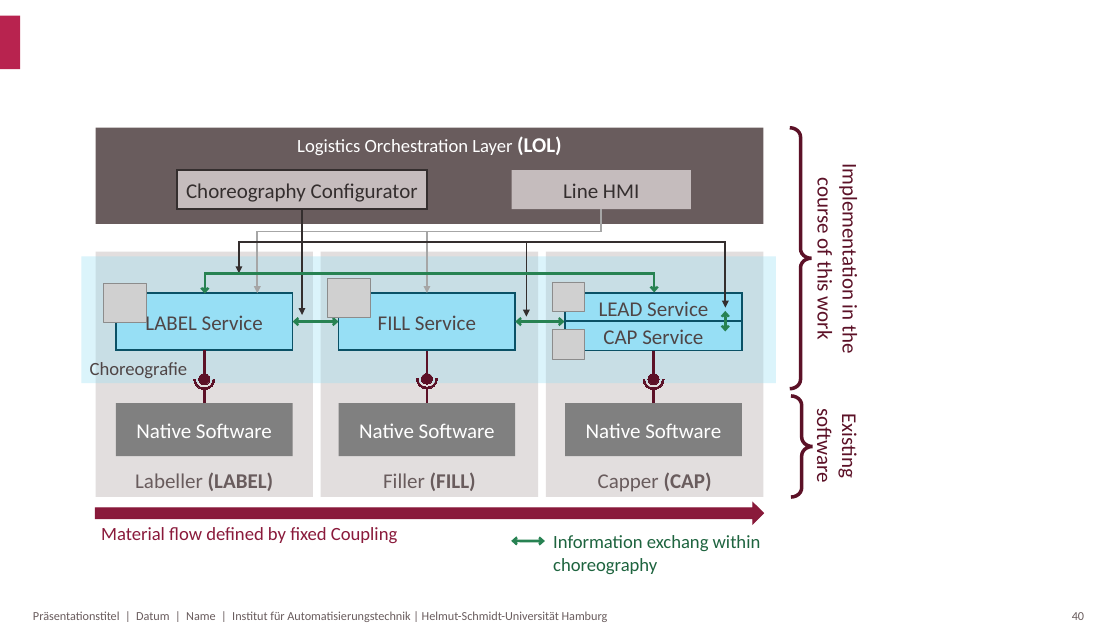
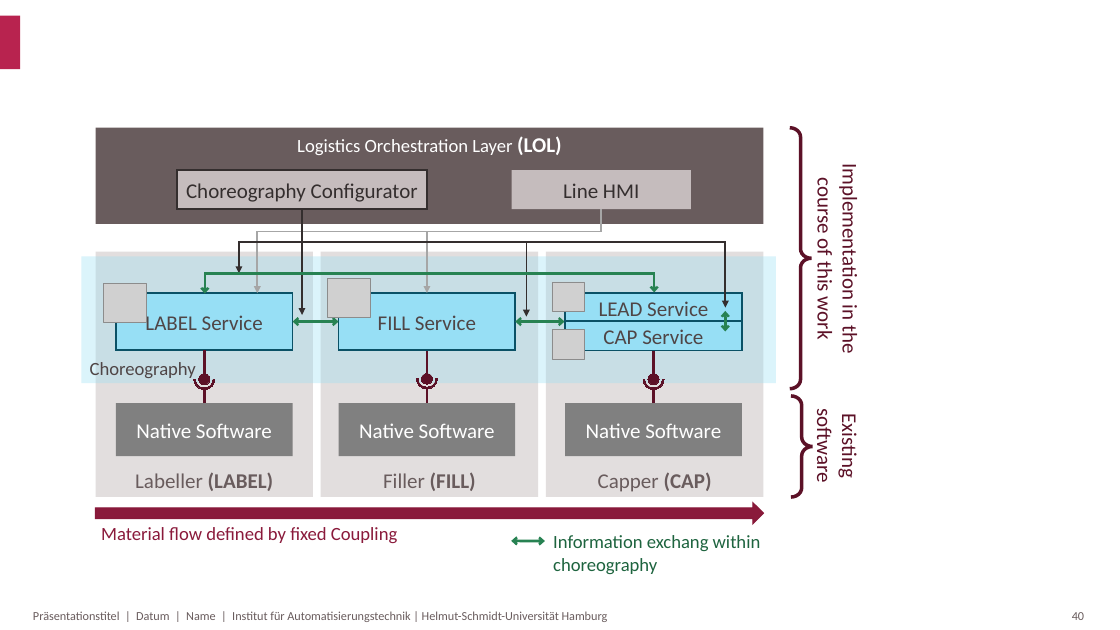
Before and after one commit to Blumi102/MTP4Logistics, a slide deck: slide 41 of Images/Abbildungen.pptx. Drawn at 1120x630 pixels with LibreOffice and Linux fonts; fonts in the diff are those of the drawing; grey boxes stand for pictures; background and template pictures are left out. Boxes give left, top, right and bottom in pixels: in the first picture for what was removed or moved away, otherwise in the second. Text is boxed around its words. In the diff, an @@ line names an element or a change of style, - is before the commit and + after.

```diff
--- a/Images/Abbildungen.pptx
+++ b/Images/Abbildungen.pptx
@@ text in rectangle at (x1=90, y1=362, x2=196, y2=380): text changed @@
-Choreografie
+Choreography
```
Also in this commit, not shown: 4 other slides changed, 25 other files.
